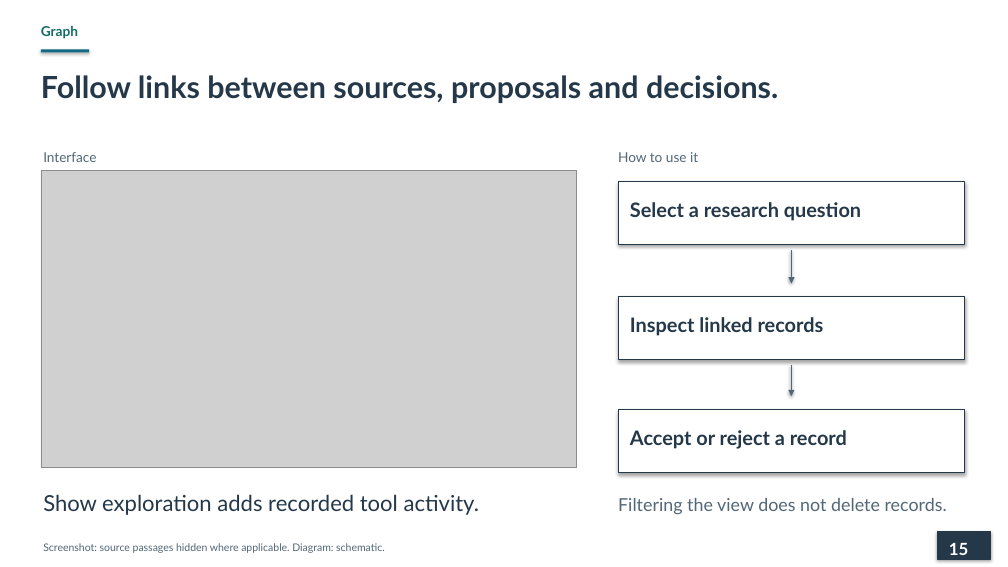
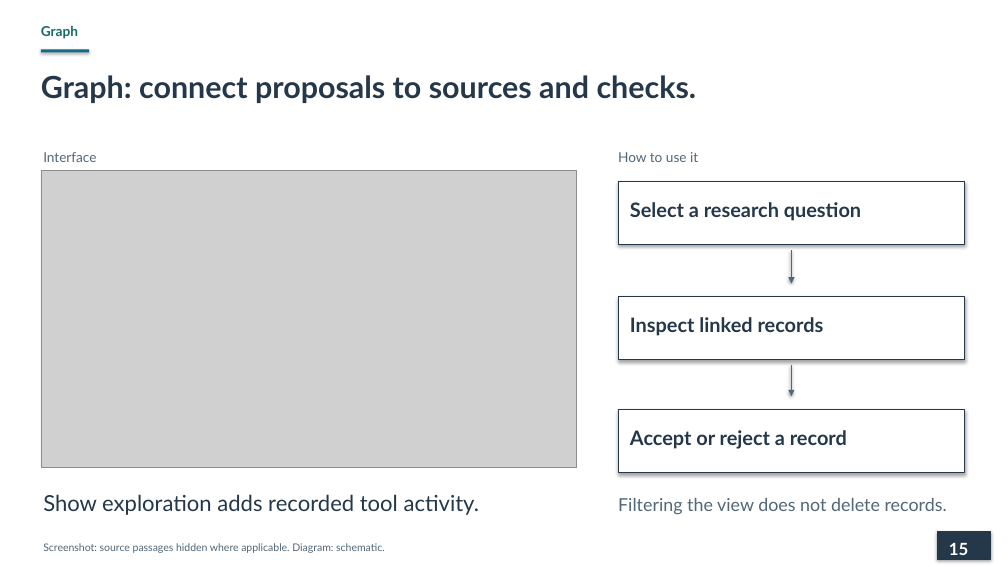
Before and after one commit to lopentu/cohort, a slide deck: slide 15 of docs/presentation/cohort-pnc-2026-main.pptx. Drawn at 1008x567 pixels with LibreOffice and Linux fonts; fonts in the diff are those of the drawing; grey boxes stand for pictures. Boxes give left, top, right and bottom in pixels: in the first picture for what was removed or moved away, otherwise in the second. Text is boxed around its words. In the diff, an @@ line names an element or a change of style, - is before the commit and + after.

Commit message:
Explain evidence graph records and textual relationships in slides

```diff
--- a/docs/presentation/cohort-pnc-2026-main.pptx
+++ b/docs/presentation/cohort-pnc-2026-main.pptx
@@ text at box(41, 75, 697, 103): text changed @@
-Follow links between sources, proposals and decisions.
+Graph: connect proposals to sources and checks.
```
Also in this commit, not shown: 7 other slides changed.
